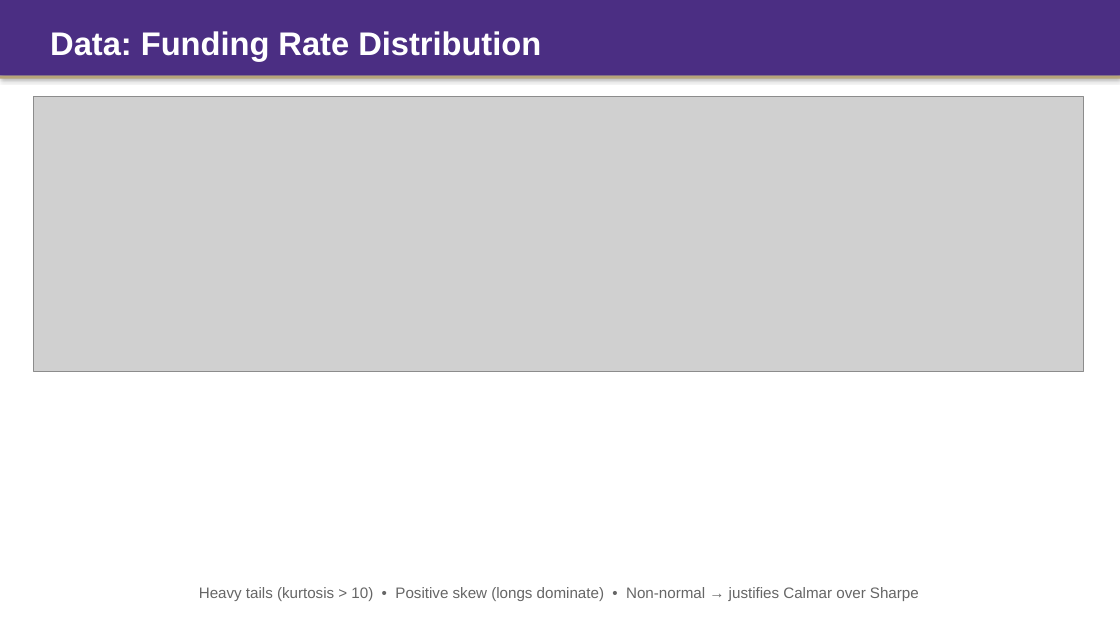
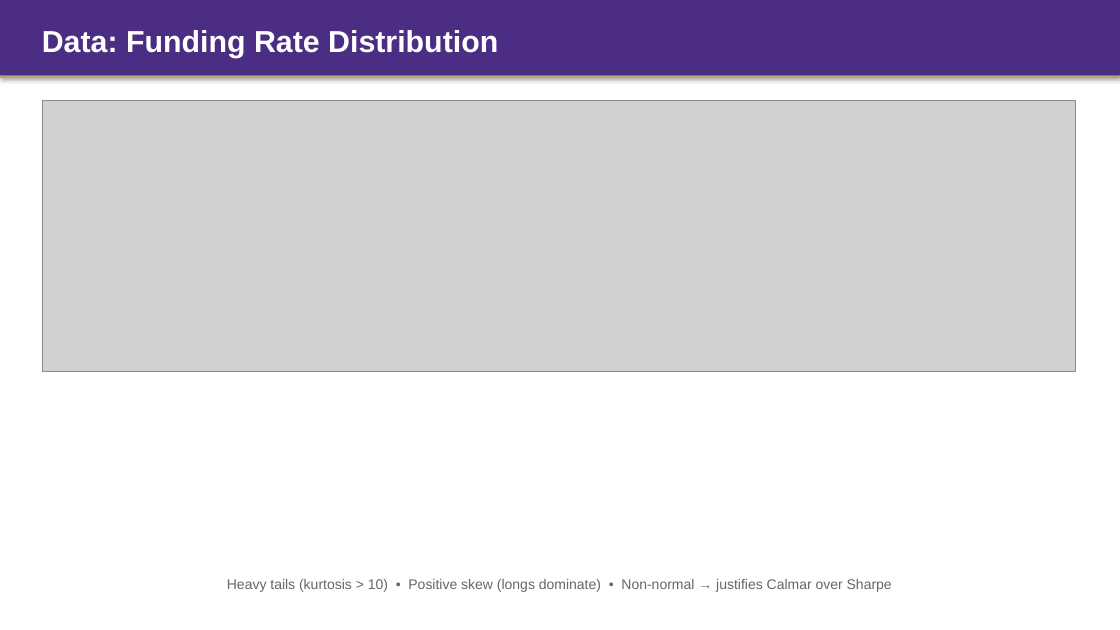
Before and after one commit to Tyche1107/Strategy-project, a slide deck: slide 3 of CFRM522_Presentation.pptx. Drawn at 1120x630 pixels with LibreOffice and Linux fonts; fonts in the diff are those of the drawing; grey boxes stand for pictures. Boxes give left, top, right and bottom in pixels: in the first picture for what was removed or moved away, otherwise in the second. Text is boxed around its words. In the diff, an @@ line names an element or a change of style, - is before the commit and + after.

```diff
--- a/CFRM522_Presentation.pptx
+++ b/CFRM522_Presentation.pptx
@@ text "Data: Funding Rate Distribution": place and size @@
-text "Data: Funding Rate Distribution" at box(50, 31, 541, 61)
+text "Data: Funding Rate Distribution" at box(42, 30, 498, 58)
@@ text "Data: Funding Rate Distribution" at box(42, 30, 498, 58): size 28 to 26 pt @@
@@ picture: place and size @@
-picture at box(34, 97, 1084, 372)
+picture at box(42, 101, 1075, 371)
@@ text "Heavy tails (kurtosis > 10) ...": place and size @@
-text "Heavy tails (kurtosis > 10) ..." at box(199, 587, 919, 601)
+text "Heavy tails (kurtosis > 10) ..." at box(227, 579, 892, 592)
@@ text "Heavy tails (kurtosis > 10) ..." at box(227, 579, 892, 592): size 13 to 12 pt @@
```
Also in this commit, not shown: 14 other slides changed, 2 other files.
